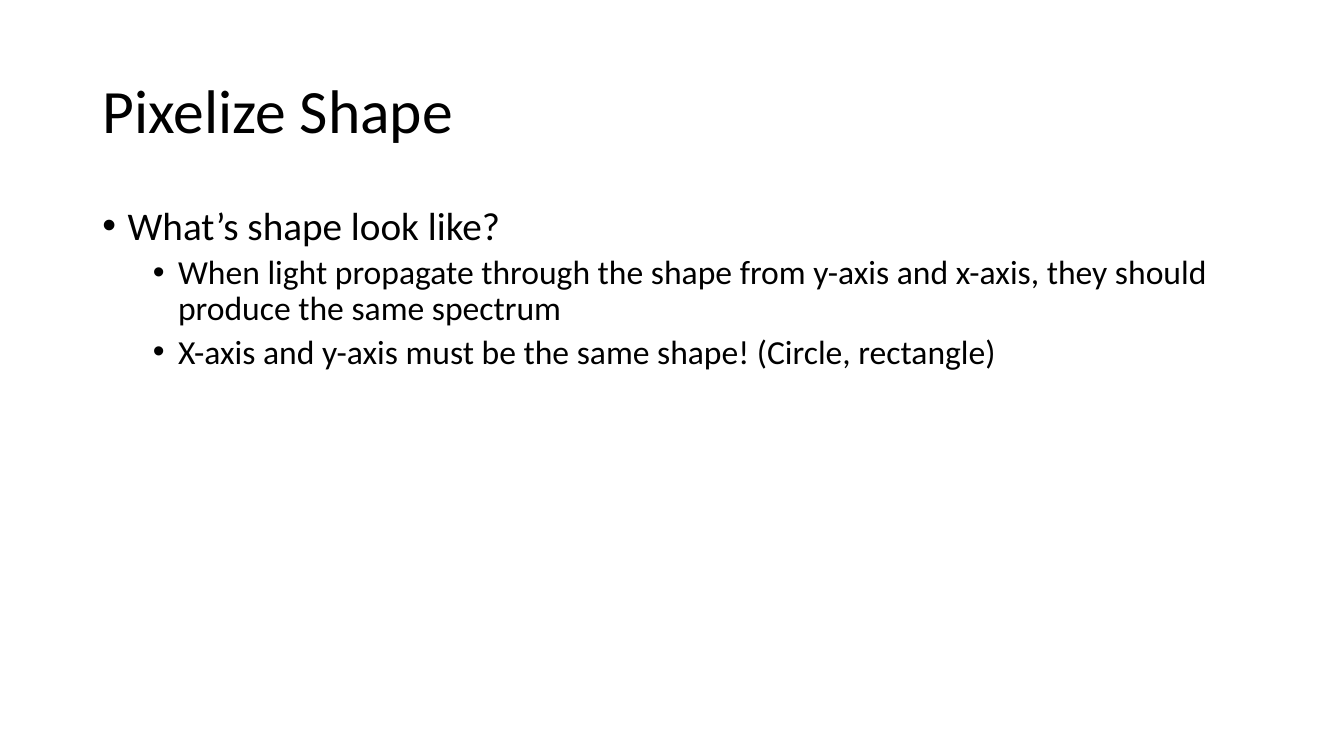
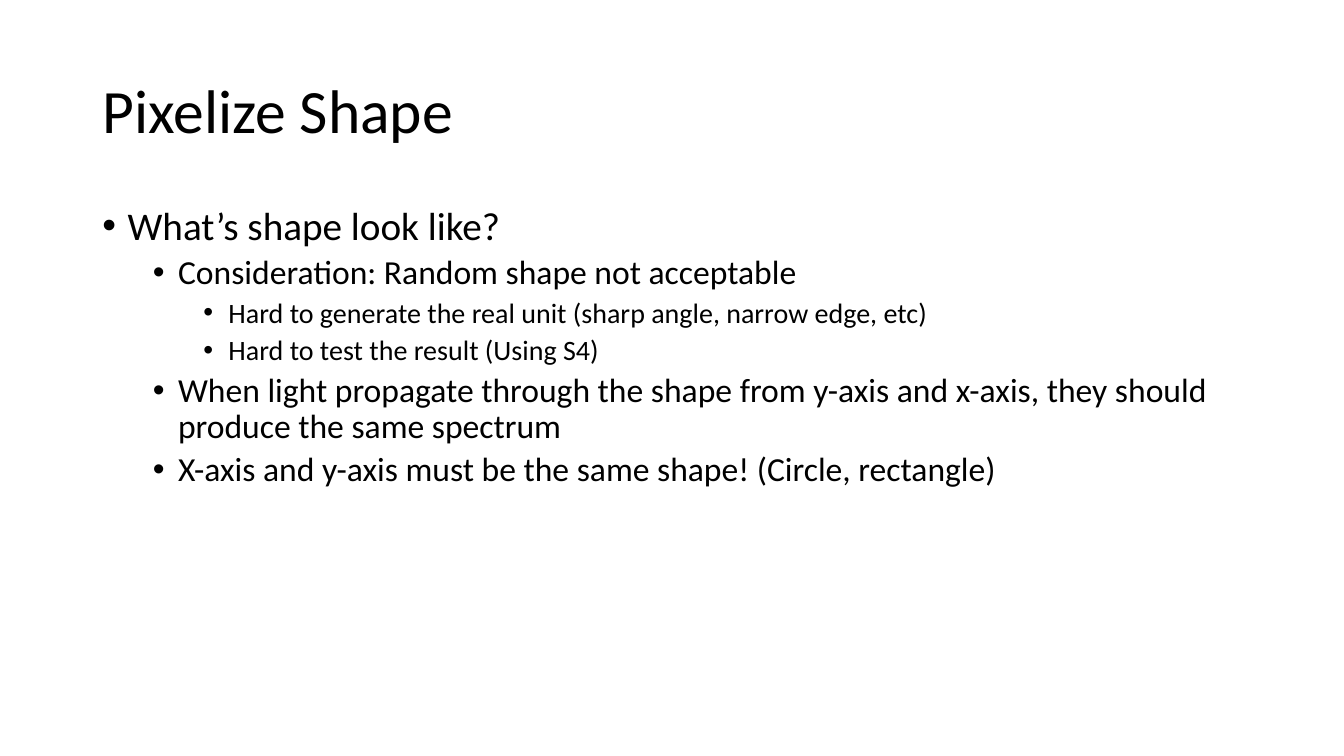
Before and after one commit to rifaasyari/Summer_research, a slide deck: slide 9 of Report_1/Inverse Design via Machine Learning.pptx. Drawn at 1344x756 pixels with LibreOffice and Linux fonts; fonts in the diff are those of the drawing. Boxes give left, top, right and bottom in pixels: in the first picture for what was removed or moved away, otherwise in the second. Text is boxed around its words. In the diff, an @@ line names an element or a change of style, - is before the commit and + after.

```diff
--- a/Report_1/Inverse Design via Machine Learning.pptx
+++ b/Report_1/Inverse Design via Machine Learning.pptx
@@ text at box(178, 260, 927, 365): paragraphs added @@
+  • Consideration: Random shape not acceptable
+    • Hard to generate the real unit (sharp angle, narrow edge, etc)
+    • Hard to test the result (Using S4)
```
Also in this commit, not shown: 5 other slides changed.
